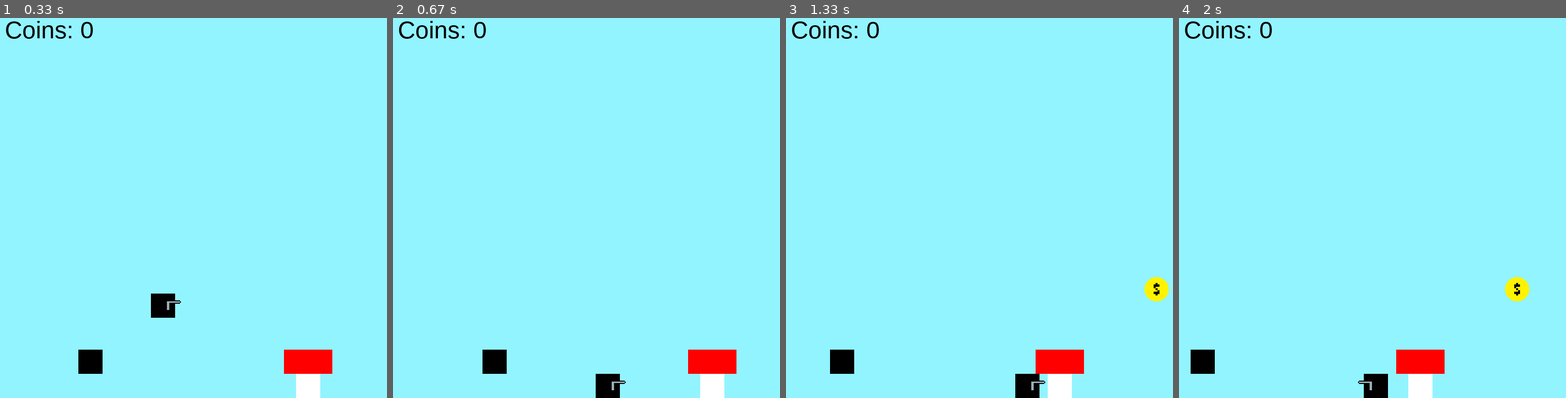
Above: before the commit, frames 1-4 (left to right).
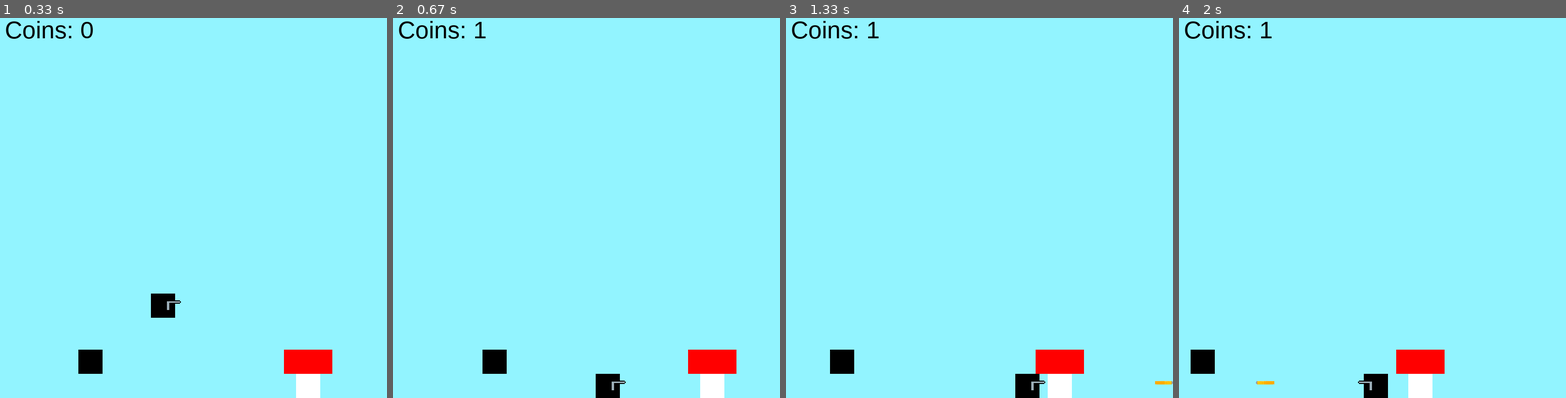
Above: after the commit, the same moments.

Repository: Jobjob321/Pygame-Platformer
Game: pygame game, started from main.py
Two runs of this game, one before a commit and one after it. Both use one fixed random seed, a clock stepped at 60 frames per second and the inputs below.
Inputs (mouse positions are in pixels of both pictures, inside the frame that each line leads up to):
- Up to frame 1 (0.33 s): no input
- Up to frame 2 (0.67 s): hold F from 0.33 s (still down); hold D from 0.33 s (still down); move the mouse to (571, 223) at 0.37 s
- Up to frame 3 (1.33 s): release F at 0.8 s; release D at 0.8 s; hold D 0.83-1.3 s; move the mouse to (1103, 192) at 0.87 s; tap F at 0.9, 1.2 s
- Up to frame 4 (2 s): hold D 1.33-1.8 s; move the mouse to (1279, 208) at 1.37 s; tap F at 1.4, 1.7, 1.9 s; hold A from 1.83 s (still down); move the mouse to (1252, 147) at 1.87 s

Frame 1 is identical in both runs. In frame 2, less than 0.1% of the frame differs, in the area x 21-24%, y 1-6%; in frame 3, 0.4%; in frame 4, 0.4%, in the area x 19-91%, y 1-97%.

Commit message:
Added shooting

Diff:
--- /dev/null
+++ b/Bullet.py
@@ -0,0 +1,18 @@
+import pygame, time
+
+class Bullet:
+    def __init__(self, x, y, moveleft, image):
+        self.x = x
+        self.y = y
+        self.velocity = 1
+        self.velocity_y = 0
+
+        self.moveleft = moveleft
+        self.timer = time.time()
+        self.image = image
+
+        if self.moveleft == True:
+            self.image = pygame.transform.flip(self.image, True, False)
+            self.velocity = -1
+    def draw(self, screen, scroll_x, scroll_y):
+        screen.blit(self.image, (self.x - scroll_x, self.y - scroll_y))
--- a/main.py
+++ b/main.py
@@ -4,6 +4,7 @@
 from utils import checkCollisions
 from gun import Gun
 from coin import Coin
+from Bullet import Bullet
 from pygame.locals import *
 import time
 pygame.init()
@@ -15,6 +16,7 @@
 scroll = [0,0]
 moveleft = False
 moveright = False
+lookleft = False
 jump = False
 mouse = [0,0]
 
@@ -30,6 +32,8 @@
 FONT = pygame.font.SysFont("Helvetica-bold", 50)
 
 player = Player()
+
+
 #objects
 objects = [
     Object(50,700,50,50, (0,0,0)),
@@ -41,9 +45,13 @@
 
 coins = [Coin(700, 550), Coin(900, 700)]
 coinimage = pygame.image.load("imgs/Coin.png").convert_alpha()
+bulletimage = pygame.image.load("imgs/bullet.png").convert_alpha()
+bulletimage = pygame.transform.scale(bulletimage, (20,10))
+bullets = []
 coinamount = 0
 pistol = Gun()
 while Running:
+    print(prev_time)
     clock.tick(144)
     now = time.time()
     dt = now - prev_time
@@ -65,6 +73,8 @@
                 moveright = True
             if event.key == K_SPACE:
                 jump = True
+            if event.key == K_f:
+                bullets.append(Bullet(player.position.x,player.position.y + 13, lookleft, bulletimage))
         if event.type == pygame.KEYUP:
             if event.key == K_a:
                 moveleft = False
@@ -83,8 +93,10 @@
     for i in range(10):
         if moveleft == True:
             player.position.x -= 25 * dt
+            lookleft = True
         if moveright == True:
             player.position.x += 25 * dt
+            lookleft = False
         if CanJump == True and jump == True:
             player.y_momentum = -70
             CanJump = False
@@ -123,6 +135,18 @@
                 coins.remove(coin)
             coin.draw(screen, scroll[0], scroll[1], coinimage)
 
+        for bullet in bullets:
+            if checkCollisions(bullet.x, bullet.y, 20, 10, coins[0].x, coins[0].y, coins[0].width, coins[0].height):
+                coins.remove(coins[0])
+                bullet.velocity = 0
+                bullet.velocity_y += player.gravity * dt
+                coinamount += 1
+            if bullet.timer + 5 <= time.time():
+                bullets.remove(bullet)
+            bullet.draw(screen, scroll[0], scroll[1])
+            bullet.x += bullet.velocity * dt * 250
+            bullet.y += bullet.velocity_y * dt * 250
+
 
 
 
Binary file added: imgs/bullet.png
